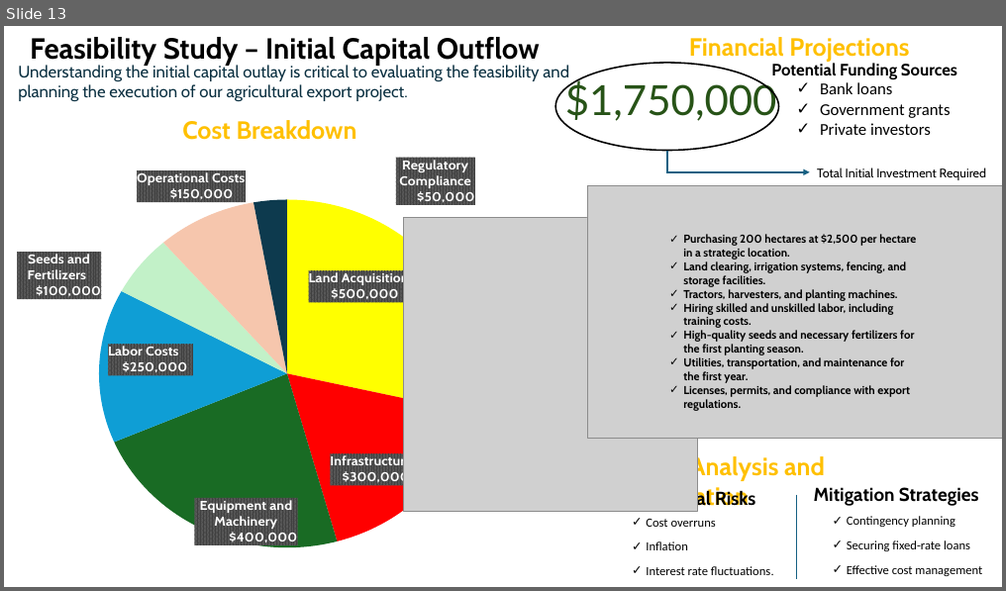
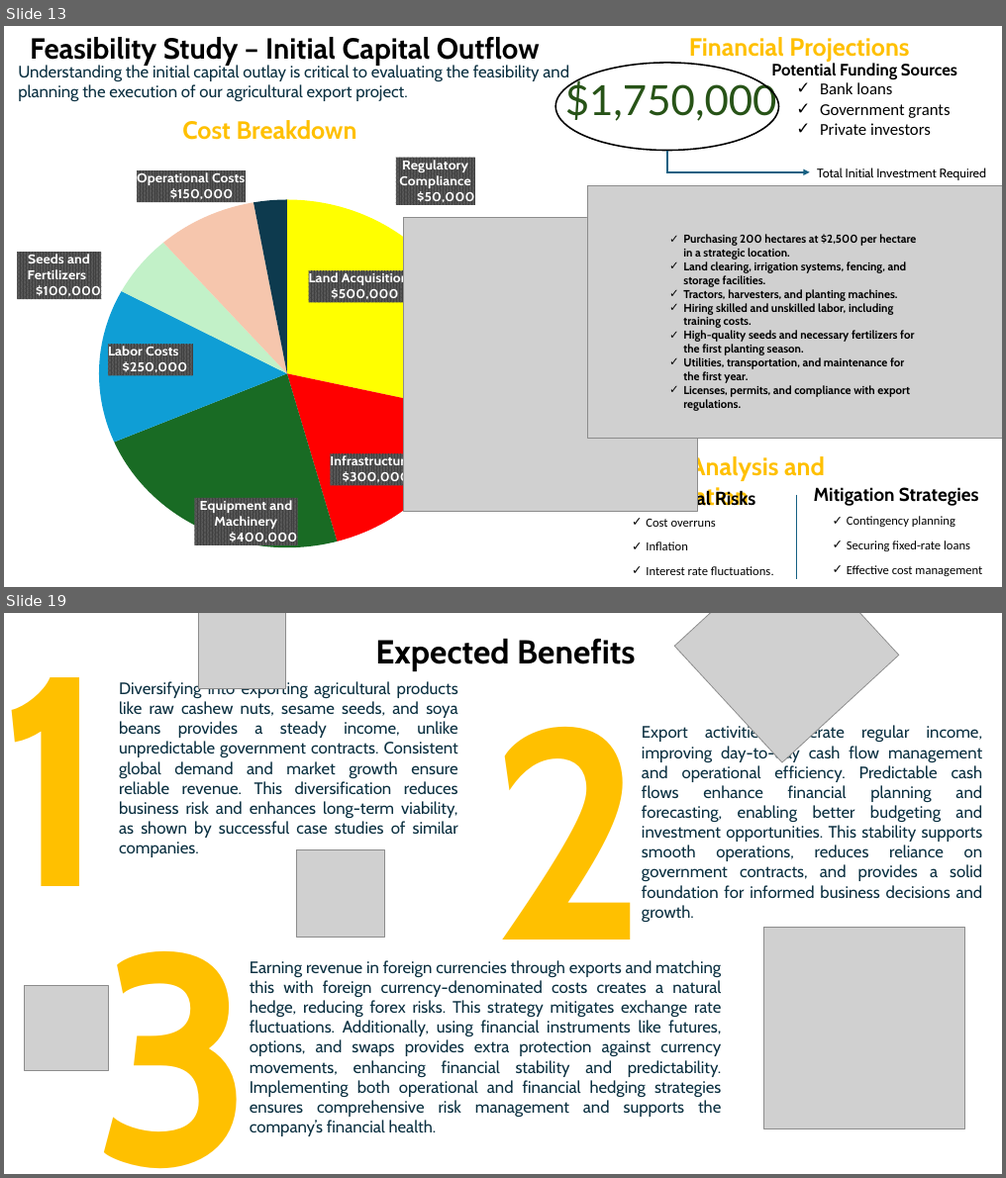
Before and after one commit to Gbekoilias/SustainableBusinessExpansion, a slide deck: Diversification Strategy for Government Construction.pptx. Shown one above the other, each under a label of ours: slide 13 before the commit, slides 13 and 19 after it; the slides between them are not shown. The pictures are 1006x591 and 1006x1178 pixels, drawn with LibreOffice and Linux fonts; fonts in the diff are those of the drawing; grey boxes stand for pictures. Boxes give left, top, right and bottom in pixels: in the first picture for what was removed or moved away, otherwise in the second. Text is boxed around its words. In the diff, an @@ line names an element or a change of style, - is before the commit and + after.

```diff
--- a/Diversification Strategy for Government Construction.pptx
+++ b/Diversification Strategy for Government Construction.pptx
@@ slide 19 added at (4, 613, 1002, 1174), background #FFFFFF @@
@@ picture added at (199, 613, 286, 688) @@
@@ text added at (375, 638, 635, 671), 32 pt, text #000000, bold @@
+Expected Benefits
@@ picture added at (675, 613, 899, 762) @@
@@ text added at (4, 677, 109, 886), 287 pt, text #FFC000, bold @@
+1
@@ text added at (119, 680, 458, 858), 16 pt, text #0B3041 @@
+Diversifying into exporting agricultural products like raw cashew nuts, sesame seeds, and soya beans provides a steady income, unlike unpredictable government contracts. Consistent global demand and market growth ensure reliable revenue. This diversification reduces business risk and enhances long-term viability, as shown by successful case studies of similar companies.
@@ text added at (489, 726, 647, 1003), 287 pt, text #FFC000, bold @@
+2
@@ text added at (642, 725, 983, 922), 16 pt, text #0B3041 @@
+Export activities generate regular income, improving day-to-day cash flow management and operational efficiency. Predictable cash flows enhance financial planning and forecasting, enabling better budgeting and investment opportunities. This stability supports smooth operations, reduces reliance on government contracts, and provides a solid foundation for informed business decisions and growth.
@@ picture added at (297, 850, 384, 937) @@
@@ picture added at (764, 928, 965, 1129) @@
@@ text added at (93, 952, 253, 1169), 287 pt, text #FFC000, bold @@
+3
@@ text added at (250, 960, 722, 1137), 16 pt, text #0B3041 @@
+Earning revenue in foreign currencies through exports and matching this with foreign currency-denominated costs creates a natural hedge, reducing forex risks. This strategy mitigates exchange rate fluctuations. Additionally, using financial instruments like futures, options, and swaps provides extra protection against currency movements, enhancing financial stability and predictability. Implementing both operational and financial hedging strategies ensures comprehensive risk management and supports the company’s financial health.
@@ picture added at (24, 986, 109, 1070) @@
```
Also in this commit, not shown: 1 slide changed, 8 other slides added, 16 other files.
